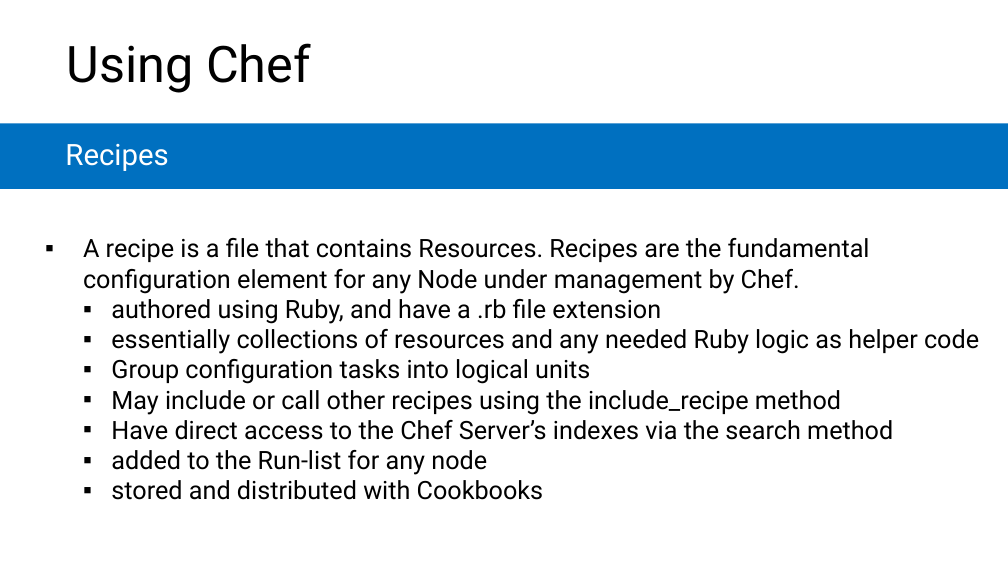
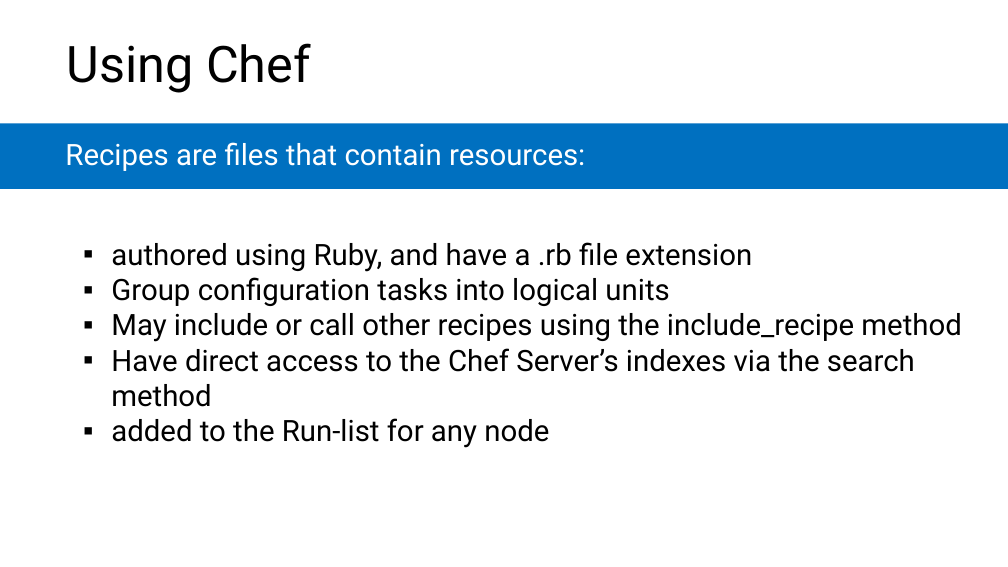
Before and after one commit to microsoft/AcademicContent, a slide deck: slide 24 of Complimentary Course Content/Module7/Lessons/Module7_Lesson3 Introduction to Chef.pptx. Drawn at 1008x567 pixels with LibreOffice and Linux fonts; fonts in the diff are those of the drawing. Boxes give left, top, right and bottom in pixels: in the first picture for what was removed or moved away, otherwise in the second. Text is boxed around its words. In the diff, an @@ line names an element or a change of style, - is before the commit and + after.

```diff
--- a/Complimentary Course Content/Module7/Lessons/Module7_Lesson3 Introduction to Chef.pptx
+++ b/Complimentary Course Content/Module7/Lessons/Module7_Lesson3 Introduction to Chef.pptx
@@ text at (65, 142, 585, 171): text changed @@
-Recipes
+Recipes are files that contain resources:
@@ text "authored using Ruby, and have ..." at (111, 242, 961, 448): size 24 to 28 pt @@
@@ text at (83, 238, 870, 294): paragraph removed @@
-  ▪ A recipe is a file that contains Resources. Recipes are the fundamental configuration element for any Node under management by Chef.
@@ text at (111, 329, 979, 354): paragraph removed @@
-    ▪ essentially collections of resources and any needed Ruby logic as helper code
@@ text at (111, 480, 544, 500): paragraph removed @@
-    ▪ stored and distributed with Cookbooks
```
Also in this commit, not shown: 16 other slides changed, 5 other files.
